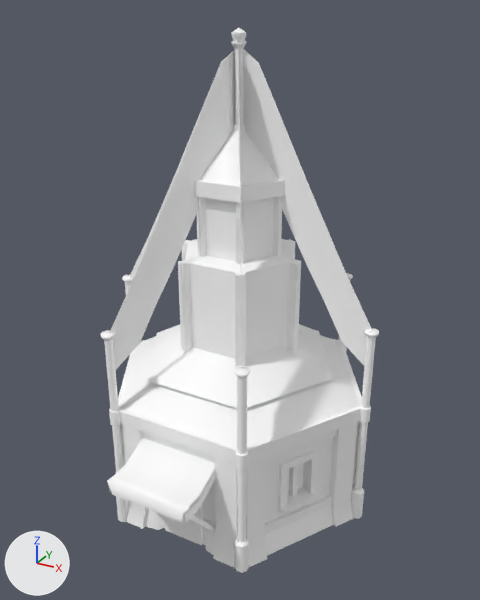
An edit to the FBX model Assets/Resources/Meshes/Props/Buildings/mod_building_arcane_shop.fbx, drawn before and after from the same camera.
The view is the same before and after, from a camera (50 mm lens) standing at (-40.59, -20.16, 9.62) and looking at (-46.26, -9.85, 4.47). The axes (+X, +Y, +Z) are drawn at lower left. The lights are the same throughout. Where no turn or scale is listed for an object, it has been applied to the vertices. Vertices at the same position are counted once.

Objects in the first picture: 'mod_building_arcane_shop', 'mod_building_arcane_shop_glas'.
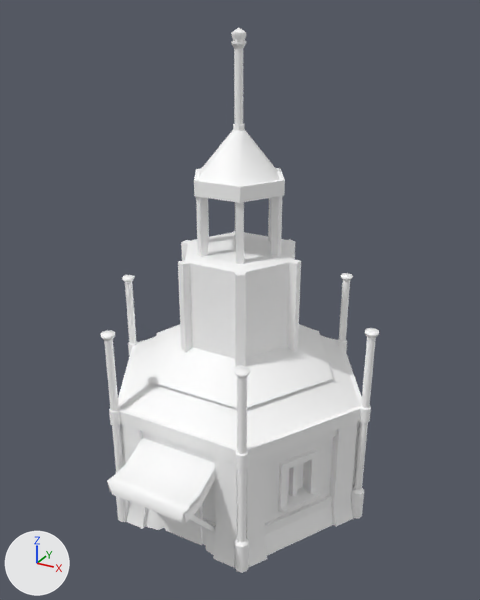
Changed parts and their boxes (x1, y1, x2, y2) in the pictures (480 x 600 px):
```json
{"object": "mod_building_arcane_shop_glas", "change": "deleted", "before": [205, 197, 274, 261]}
{"part": 1, "of": "me_mesh_002", "change": "deleted", "before": [109, 50, 235, 370]}
{"part": 2, "of": "me_mesh_002", "change": "deleted", "before": [243, 49, 373, 366]}
{"part": 3, "of": "me_mesh_002", "change": "deleted", "before": [129, 52, 232, 279]}
{"part": 4, "of": "me_mesh_002", "change": "cut back", "before": [239, 84, 242, 366]}
```

Edits to the scene script, one JSON object a line:
```json
{"block": "me_mesh_002", "where": "# used by ob_mod_building_arcane_shop; location = (-46.49, -9.46, 0.0)"}
{"op": "remove", "block": "me_mesh_002", "code": "me_mesh_002.from_pydata(...)  # 1216 vertices, 1062 faces; spans x -2.9..2.9, y -3.37..2.52, z 0.0..9.32"}
{"op": "add", "block": "me_mesh_002", "code": "me_mesh_002.from_pydata(...)  # 1136 vertices, 1026 faces; spans x -2.9..2.9, y -3.37..2.52, z 0.0..9.32"}
{"block": "me_mesh_002", "change": "me_mesh_002 part 1: the loose piece of 26 vertices spanning x -1.37..0.0, y -2.37..2.37, z 3.4..9.02 is deleted"}
{"block": "me_mesh_002", "change": "me_mesh_002 part 2: the loose piece of 14 vertices spanning x 0.04..2.77, y 0.0, z 3.4..9.02 is deleted"}
{"block": "me_mesh_002", "change": "me_mesh_002 part 3: the loose piece of 14 vertices spanning x -2.74..0.0, y 0.0, z 3.4..9.02 is deleted"}
{"block": "me_mesh_002", "change": "me_mesh_002 part 4"}
{"block": "me_mesh_002", "change": "26 vertices are removed from x 0.0..1.37, y -2.37..2.37, z 3.4..9.02"}
{"block": "me_mesh_002", "change": "18 faces are deleted"}
{"block": "me_mesh_002", "change": "6 new faces join them"}
{"op": "remove", "block": "ob_mod_building_arcane_shop_glas", "code": ["ob_mod_building_arcane_shop_glas = bpy.data.objects.new('mod_building_arcane_shop_glas', me_mesh_001)", "ob_mod_building_arcane_shop_glas.location = (-46.49, -9.46, 5.37)"]}
```
